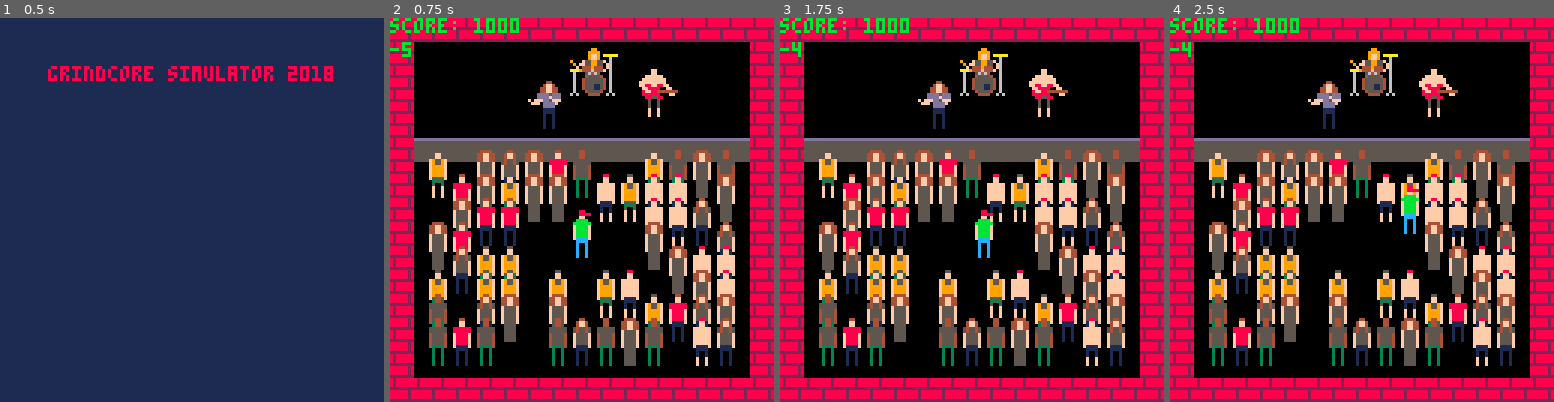
Above: before the commit, frames 1-4 (left to right).
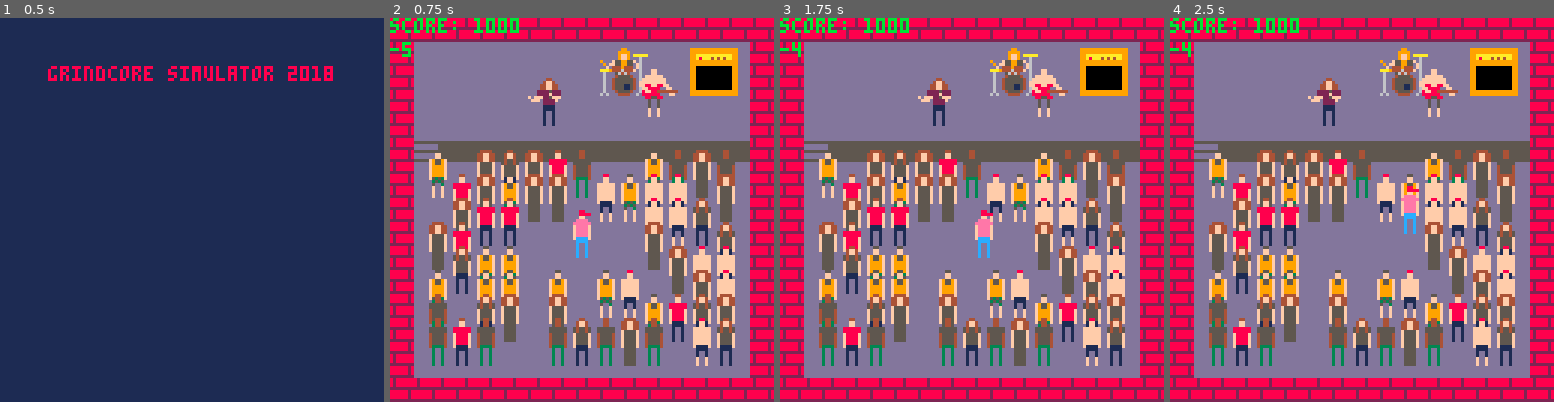
Above: after the commit, the same moments.

Repository: astann/grindcore-simulator-2018
Game: PICO-8 cartridge grindcore_simulator_2018.p8
Same seed, same stepped clock (60 frames per second), same inputs: the game is played once before the commit and once after it.
Inputs:
- Up to frame 1 (0.5 s): no input
- Up to frame 2 (0.75 s): tap O (Z key) at 0.7 s
- Up to frame 3 (1.75 s): hold Right from 1.6 s (still down); tap O (Z key) at 1.7 s
- Up to frame 4 (2.5 s): release Right at 2.1 s; tap O (Z key) at 2.1 s; hold Up 2.15-2.42 s; hold Right from 2.47 s (still down)

Frame 1 is identical in both runs. In frame 2, 49% of the frame differs, in the area x 6-94%, y 6-94%; in frame 3, 49%; in frame 4, 50%.

Commit message:
added scene and musicians as actors

Diff:
--- a/grindcore_simulator_2018.p8
+++ b/grindcore_simulator_2018.p8
@@ -4,7 +4,8 @@
 state = 0 // menu
 
 function _init()
-
+ palt(11, true)
+ palt(0, false)
 end
 
 function _update()
@@ -31,9 +32,10 @@
 // utils
 t = 0
 
-function make_actor(sprite, x, y)
+function make_actor(sprite, x, y, map_flag)
 	local actor = {}
 
+ actor.map_flag = map_flag
 	actor.sprite = sprite
 	actor.position_x = x
 	actor.position_y = y
@@ -132,6 +134,7 @@
 
 crowd = {}
 actors = {}
+scene = {}
 
 player = make_actor(64, 56, 64)
 player.velocity_x = 0
@@ -140,11 +143,21 @@
 
 add(actors, player)
 
+add(scene, make_actor(128, 45, 20))
+add(scene, make_actor(130, 80, 17))
+add(scene, make_actor(132, 70, 10))
+add(scene, make_actor(5, 100, 10))
+
+for actor in all(scene) do
+ actor.set_position(actor.position_x, actor.position_y)
+ add(actors, actor)
+end
+
 function init_crowd()
  local index = 0
  for y = 1, 8 do
 	 for x = 1, 13 do
-	  if rnd(100) > 27 and
+	  if rnd(100) > 26 and
 	     (
 	      x < 5 or x > 9 or
  	     y < 3 or y > 5
@@ -172,7 +185,7 @@
 
 function update_crowd()
  for actor in all(crowd) do
-  if is_map_collision_x(actor) then
+  if is_map_collision_x(actor, 0) then
   		actor.velocity_x *= -1
   	else
     actor.set_position(
@@ -181,7 +194,7 @@
     )
   end
 
-  if is_map_collision_y(actor) then
+  if is_map_collision_y(actor, 0) then
   		actor.velocity_y *= -1
   	else
     actor.set_position(
@@ -199,9 +212,11 @@
 
 function update_player()
  // todo refactoring
- collision = group_collision(player, crowd)
+ collision = group_collision(player, crowd) or
+  group_collision(player, scene)
+
  if collision then
- 	score -= 1
+ 	score -= 10
  end
 
  if btn(0) then
@@ -217,7 +232,7 @@
  	end
 
   if not (
-   is_map_collision_x(player)
+   is_map_collision_x(player, 1)
   ) then
   	player.set_position(
   	 player.position_x + player.velocity_x,
@@ -237,7 +252,7 @@
  	end
 
   if not (
-   is_map_collision_x(player)
+   is_map_collision_x(player, 1)
   ) then
   	player.set_position(
   	 player.position_x + player.velocity_x,
@@ -257,7 +272,7 @@
  	end
 
   if not (
-   is_map_collision_y(player)
+   is_map_collision_y(player, 1)
   ) then
   	player.set_position(
   	 player.position_x,
@@ -277,7 +292,7 @@
  	end
 
   if not (
-   is_map_collision_y(player)
+   is_map_collision_y(player, 1)
   ) then
   	player.set_position(
    	player.position_x,
@@ -313,25 +328,32 @@
  end
 
  update_crowd()
+ update_band()
  update_player()
 end
 
-function draw_band()
+function update_band()
  if state == 2 then
-  big_spr(128, 45 + flr(t/4)%2, 21)
-	 big_spr(130, 80, 17 + flr(t/4)%2)
-	 big_spr(132, 60 + rnd(2) - 1, 10 + rnd(2) - 1)
-	else
-	 big_spr(128, 45, 21)
-	 big_spr(130, 80, 17)
-	 big_spr(132, 60, 10)
-	end
+  for actor in all(scene) do
+   actor.velocity_x = rnd(2) - 1
+   actor.velocity_y = rnd(2) - 1
+
+   if not (
+    is_map_collision_x(actor, 2) and
+    is_map_collision_y(actor, 2)
+   ) then
+    actor.set_position(
+     actor.position_x + actor.velocity_x,
+     actor.position_y + actor.velocity_y
+    )
+   end
+  end
+ end
 end
 
 function draw_game()
- cls()
+ cls(13)
 	map(0, 0, 0, 0, 128, 128)
-	draw_band()
 
  // crowd
  sort(actors)
@@ -379,7 +401,7 @@
 
 // todo: refactoring using
 // actor fields
-function is_map_collision_x(actor)
+function is_map_collision_x(actor, flag)
  local collision_left = fget(
   mget(
    flr(get_hitbox_left(actor) / 8),
@@ -388,7 +410,7 @@
     actor.hitbox_y
    ) / 8)
   ),
-  0
+  flag
  )
 
  local collision_right = fget(
@@ -399,14 +421,14 @@
     actor.hitbox_y
    ) / 8)
   ),
-  0
+  flag
  )
 
  return collision_left or
  	collision_right
 end
 
-function is_map_collision_y(actor)
+function is_map_collision_y(actor, flag)
  local collision_up = fget(
   mget(
    flr((
@@ -415,7 +437,7 @@
    ) / 8),
    flr(get_hitbox_up(actor) / 8)
   ),
-  0
+  flag
  )
 
  local collision_down = fget(
@@ -426,7 +448,7 @@
    ) / 8),
    flr(get_hitbox_down(actor) / 8)
   ),
-  0
+  flag
  )
 
  return collision_up or
@@ -602,15 +624,15 @@
 
 
 __gff__
-0001010000000000000000000000000000000000000000000000000000000000000000000000000000000000000000000000000000000000000000000000000000000000000000000000000000000000000000000000000000000000000000000000000000000000000000000000000000000000000000000000000000000000
+0007070501000000000000000000000000000000000303030300000000000000000000000000000000000000000000000000000000000000000000000000000000000000000000000000000000000000000000000000000000000000000000000000000000000000000000000000000000000000000000000000000000000000
 0000000000000000000000000000000000000000000000000000000000000000000000000000000000000000000000000000000000000000000000000000000000000000000000000000000000000000000000000000000000000000000000000000000000000000000000000000000000000000000000000000000000000000
 __map__
 0101010101010101010101010101010100000000000000000000000000000000000000000000000000000000000000000000000000000000000000000000000000000000000000000000000000000000000000000000000000000000000000000000000000000000000000000000000000000000000000000000000000000000
-0100000000000000000000000000000100000000000000000000000000000000000000000000000000000000000000000000000000000000000000000000000000000000000000000000000000000000000000000000000000000000000000000000000000000000000000000000000000000000000000000000000000000000
-0100000000000000000000000000000100000000000000000000000000000000000000000000000000000000000000000000000000000000000000000000000000000000000000000000000000000000000000000000000000000000000000000000000000000000000000000000000000000000000000000000000000000000
-0100000000000000000000000000000100000000000000000000000000000000000000000000000000000000000000000000000000000000000000000000000000000000000000000000000000000000000000000000000000000000000000000000000000000000000000000000000000000000000000000000000000000000
-0100000000000000000000000000000100000000000000000000000000000000000000000000000000000000000000000000000000000000000000000000000000000000000000000000000000000000000000000000000000000000000000000000000000000000000000000000000000000000000000000000000000000000
-0102020202020202020202020202020100000000000000000000000000000000000000000000000000000000000000000000000000000000000000000000000000000000000000000000000000000000000000000000000000000000000000000000000000000000000000000000000000000000000000000000000000000000
+0104040404040404040404040404040100000000000000000000000000000000000000000000000000000000000000000000000000000000000000000000000000000000000000000000000000000000000000000000000000000000000000000000000000000000000000000000000000000000000000000000000000000000
+0104040404040404040404040404040100000000000000000000000000000000000000000000000000000000000000000000000000000000000000000000000000000000000000000000000000000000000000000000000000000000000000000000000000000000000000000000000000000000000000000000000000000000
+0104040404040404040404040404040100000000000000000000000000000000000000000000000000000000000000000000000000000000000000000000000000000000000000000000000000000000000000000000000000000000000000000000000000000000000000000000000000000000000000000000000000000000
+0104040404040404040404040404040100000000000000000000000000000000000000000000000000000000000000000000000000000000000000000000000000000000000000000000000000000000000000000000000000000000000000000000000000000000000000000000000000000000000000000000000000000000
+0103020202020202020202020202020100000000000000000000000000000000000000000000000000000000000000000000000000000000000000000000000000000000000000000000000000000000000000000000000000000000000000000000000000000000000000000000000000000000000000000000000000000000
 0100000000000000000000000000000100000000000000000000000000000000000000000000000000000000000000000000000000000000000000000000000000000000000000000000000000000000000000000000000000000000000000000000000000000000000000000000000000000000000000000000000000000000
 0100000000000000000000000000000100000000000000000000000000000000000000000000000000000000000000000000000000000000000000000000000000000000000000000000000000000000000000000000000000000000000000000000000000000000000000000000000000000000000000000000000000000000
 0100000000000000000000000000000100000000000000000000000000000000000000000000000000000000000000000000000000000000000000000000000000000000000000000000000000000000000000000000000000000000000000000000000000000000000000000000000000000000000000000000000000000000
Not shown, changed: 64 lines of the sprite sheet (__gfx__) section of grindcore_simulator_2018.p8
